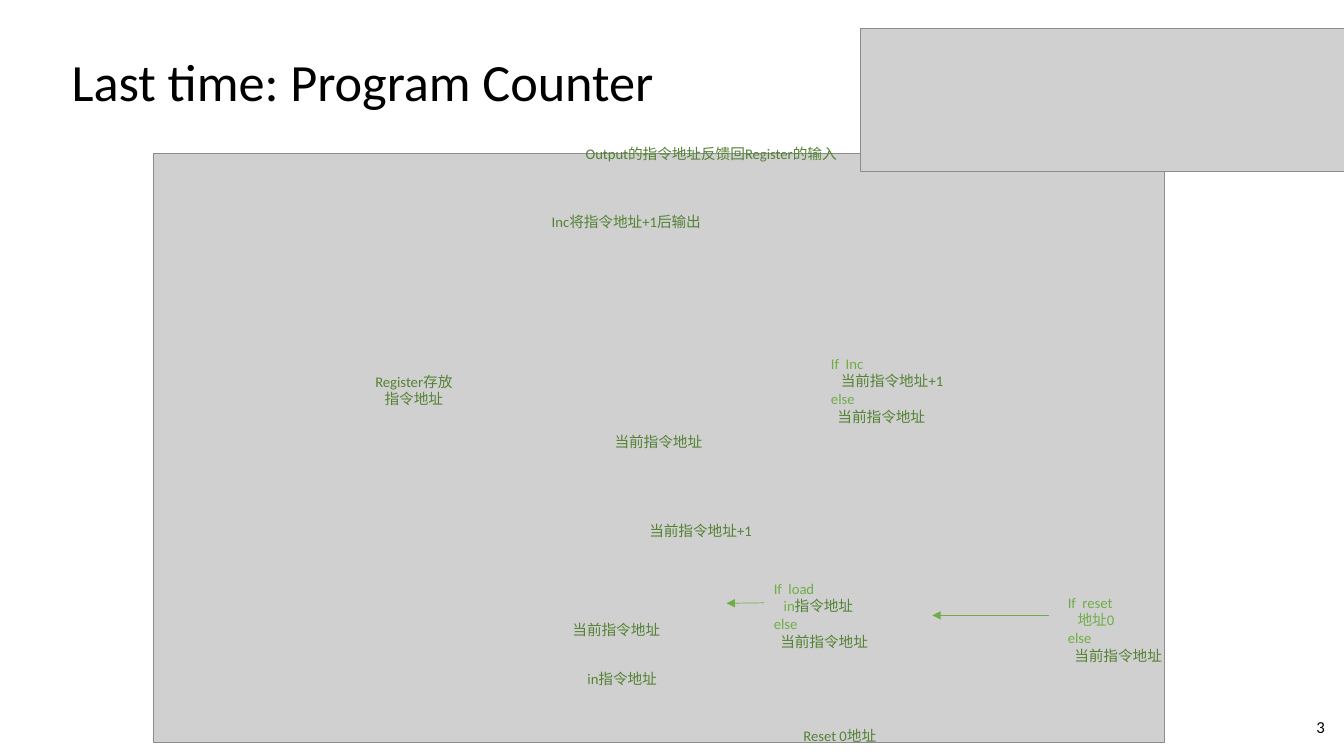
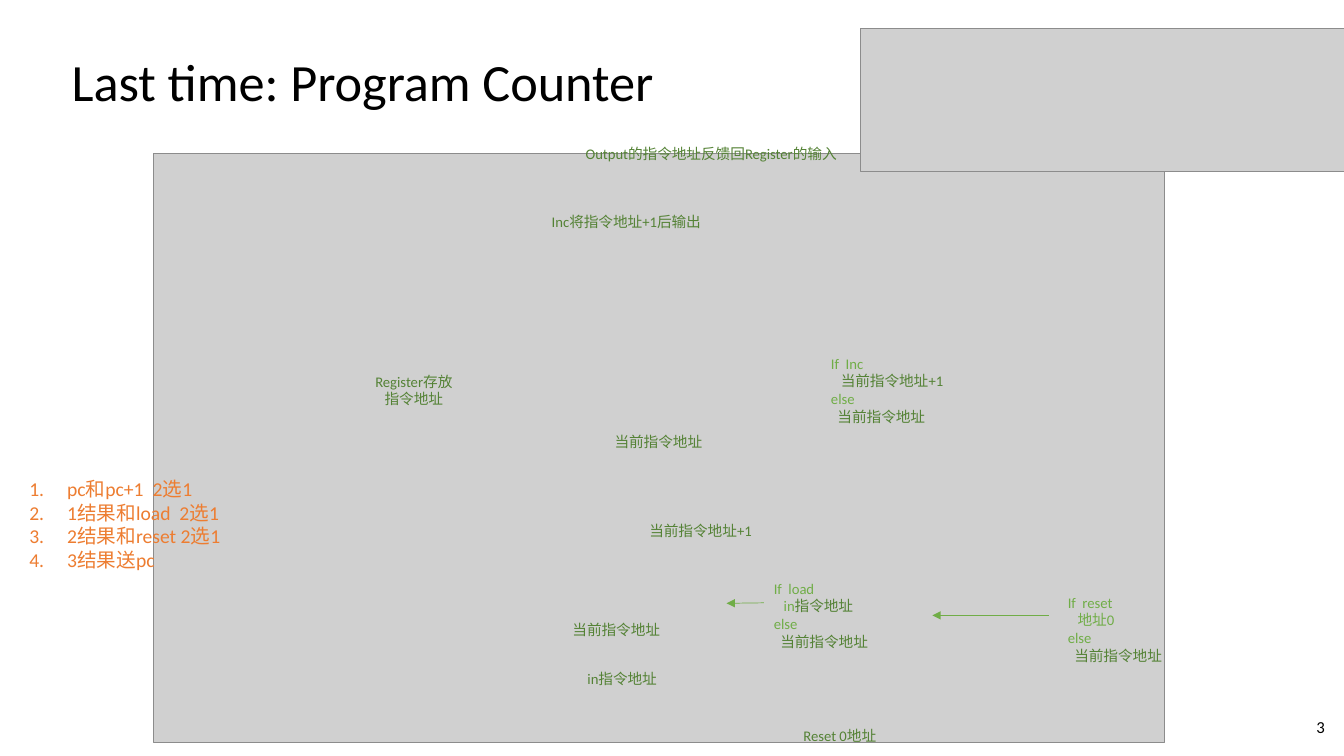
Before and after one commit to vcboy1/Leeds, a slide deck: slide 3 of 26fall/1860/Lecture/Week1.8/Lec 1.8.1 Designing Sequential logic circuits.pptx. Drawn at 1344x756 pixels with LibreOffice and Linux fonts; fonts in the diff are those of the drawing; grey boxes stand for pictures. Boxes give left, top, right and bottom in pixels: in the first picture for what was removed or moved away, otherwise in the second. Text is boxed around its words. In the diff, an @@ line names an element or a change of style, - is before the commit and + after.

```diff
--- a/26fall/1860/Lecture/Week1.8/Lec 1.8.1 Designing Sequential logic circuits.pptx
+++ b/26fall/1860/Lecture/Week1.8/Lec 1.8.1 Designing Sequential logic circuits.pptx
@@ text added at box(67, 480, 221, 573), 14 pt, text #ED7D31 @@
+1. pc和pc+1 2选1
+2. 1结果和load 2选1
+3. 2结果和reset 2选1
+4. 3结果送pc
```
Also in this commit, not shown: 2 other slides changed, 4 other files.
